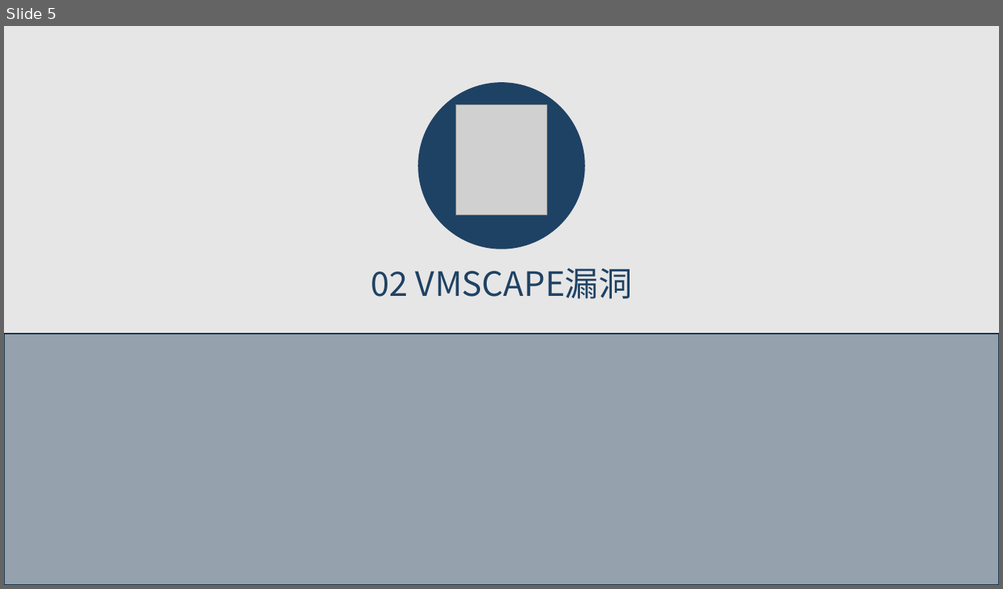
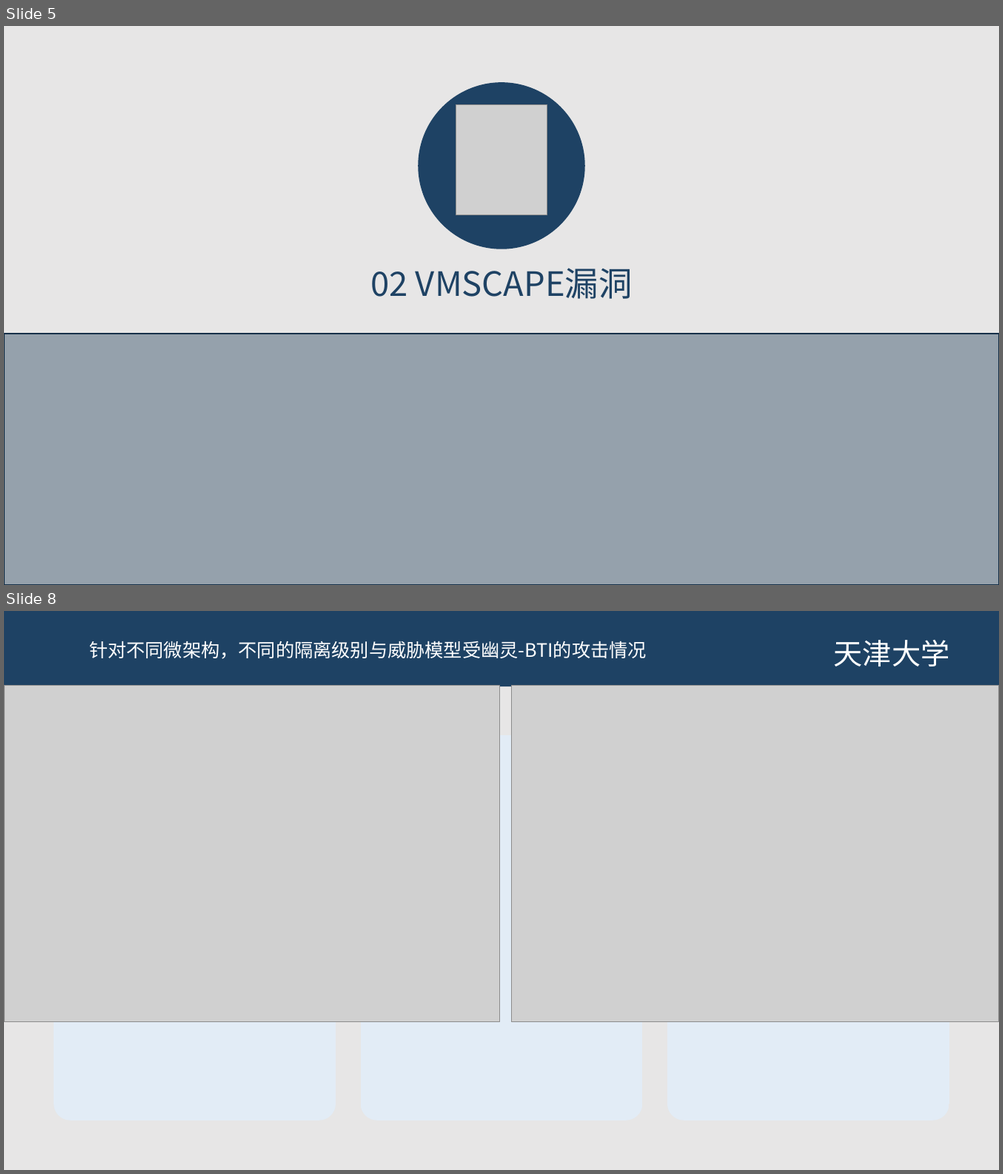
Before and after one commit to JHM2004/amd-microarch-side-channel-testbed, a slide deck: 第1次组会-原理学习-2026-01-07/第一次组会.pptx. Shown one above the other, each under a label of ours: slide 5 before the commit, slides 5 and 8 after it; the slides between them are not shown. The pictures are 1003x589 and 1003x1174 pixels, drawn with LibreOffice and Linux fonts; fonts in the diff are those of the drawing; grey boxes stand for pictures; background and template pictures are left out. Boxes give left, top, right and bottom in pixels: in the first picture for what was removed or moved away, otherwise in the second. Text is boxed around its words. In the diff, an @@ line names an element or a change of style, - is before the commit and + after.

```diff
--- a/第1次组会-原理学习-2026-01-07/第一次组会.pptx
+++ b/第1次组会-原理学习-2026-01-07/第一次组会.pptx
@@ slide 8 added at <box>4,611,999,1170</box>, background #E7E6E6 @@
@@ rectangle added at <box>4,611,999,686</box>, fill #1E4264 @@
@@ text added at <box>89,641,646,659</box>, 18 pt, text #FFFFFF @@
+针对不同微架构，不同的隔离级别与威胁模型受幽灵-BTI的攻击情况
@@ text added at <box>834,640,950,667</box>, 28 pt, text #FFFFFF @@
+天津大学
@@ picture added at <box>4,686,500,1022</box> @@
@@ picture added at <box>512,686,999,1022</box> @@
```
Also in this commit, not shown: 11 slides changed, 1 slide removed.
